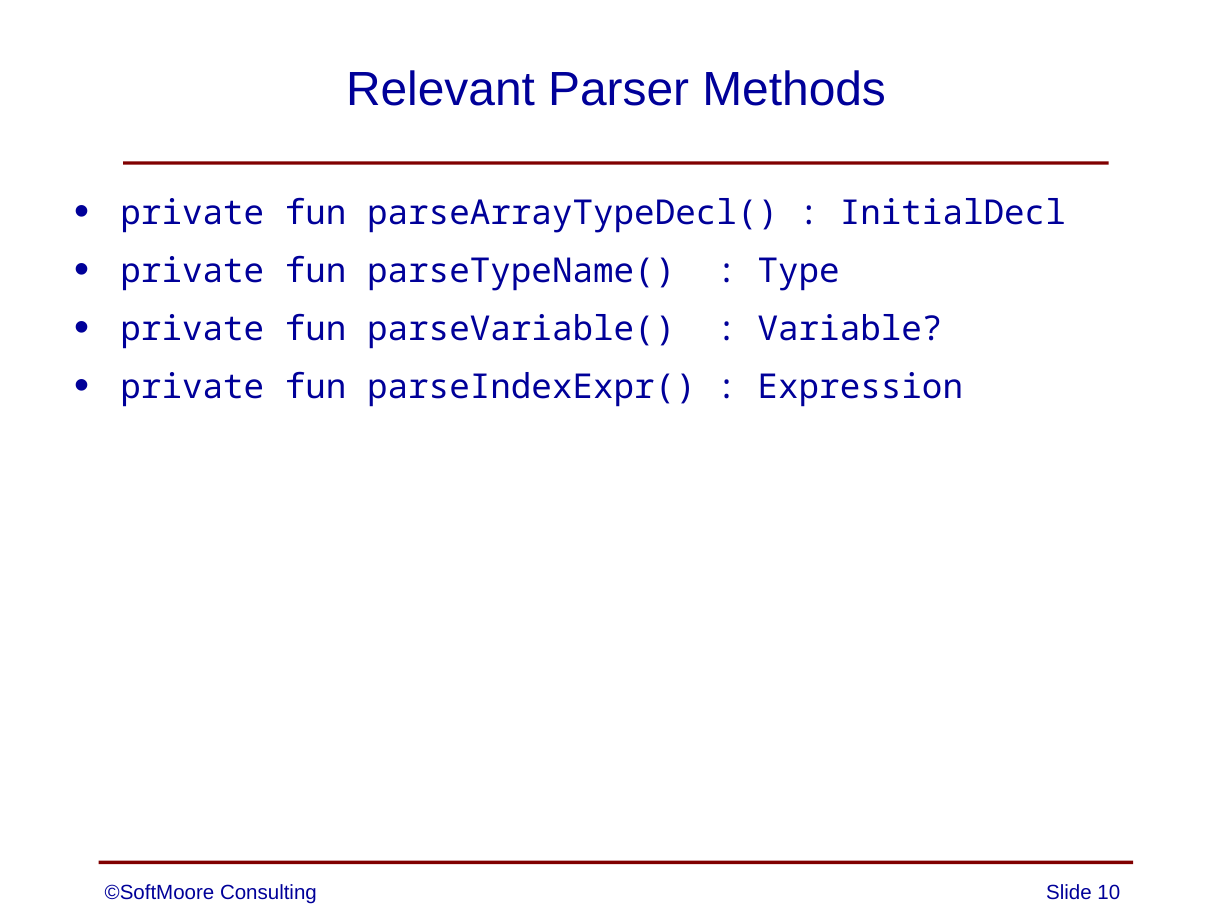
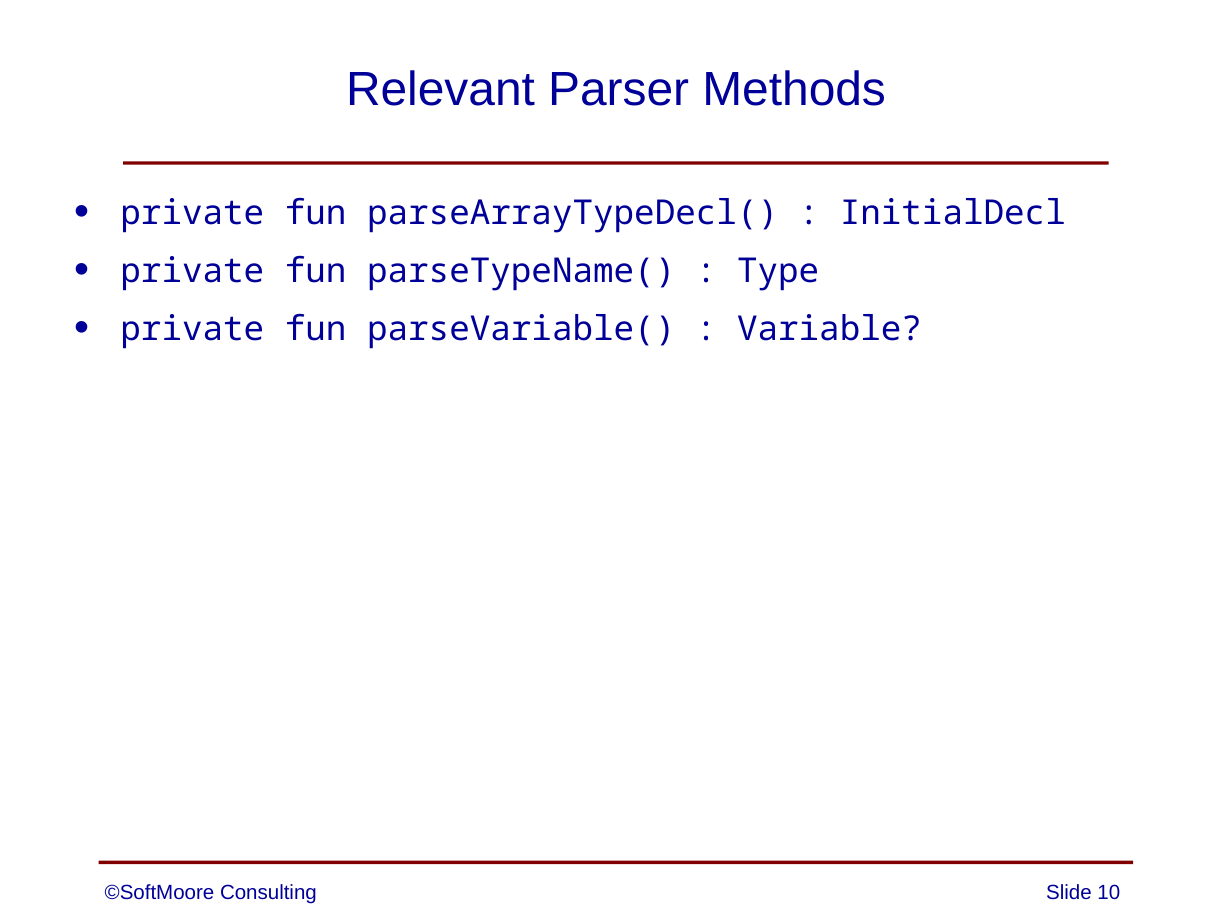
Before and after one commit to SoftMoore/CPRL-Kt-2nd, a slide deck: slide 10 of PowerPoints/14 - Arrays.pptx. Drawn at 1232x924 pixels with LibreOffice and Linux fonts; fonts in the diff are those of the drawing. Boxes give left, top, right and bottom in pixels: in the first picture for what was removed or moved away, otherwise in the second. Text is boxed around its words. In the diff, an @@ line names an element or a change of style, - is before the commit and + after.

Commit message:
minor update to one slide

```diff
--- a/PowerPoints/14 - Arrays.pptx
+++ b/PowerPoints/14 - Arrays.pptx
@@ text at (x1=120, y1=371, x2=964, y2=407): paragraph removed @@
-• private fun parseIndexExpr() : Expression
```
